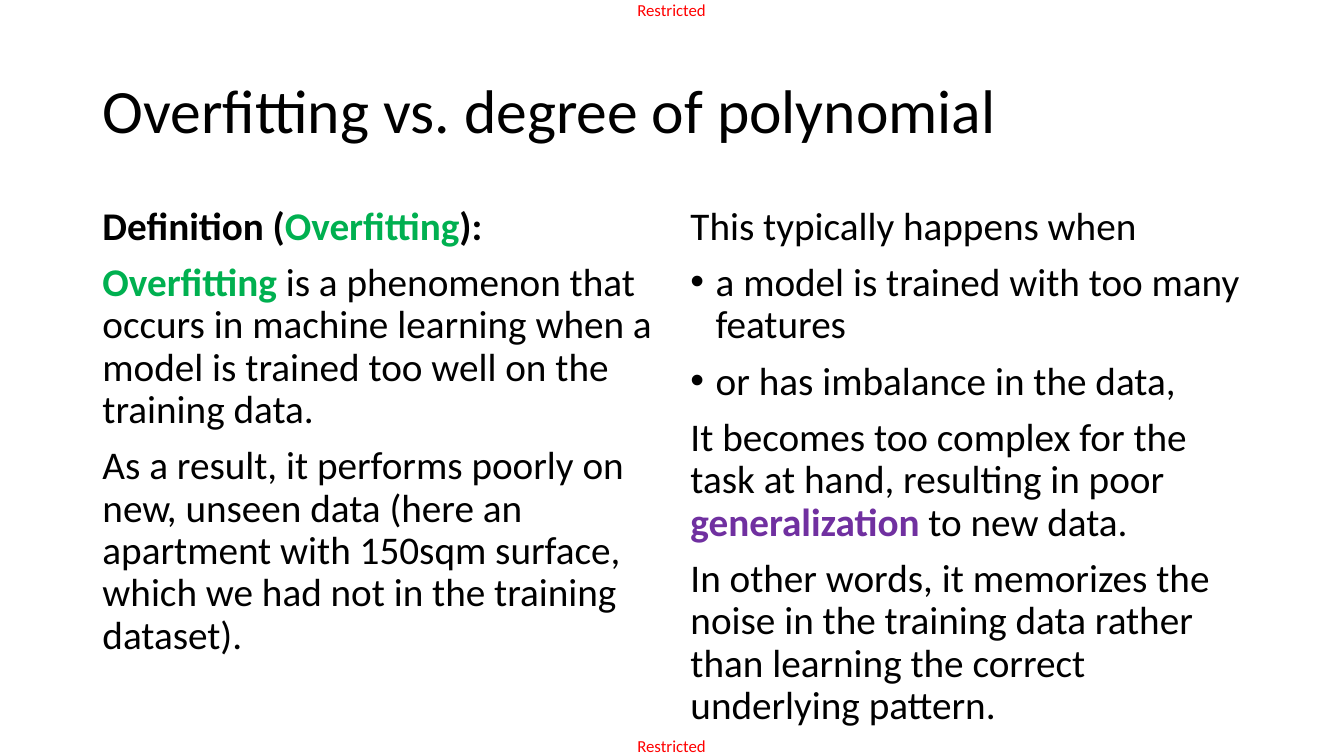
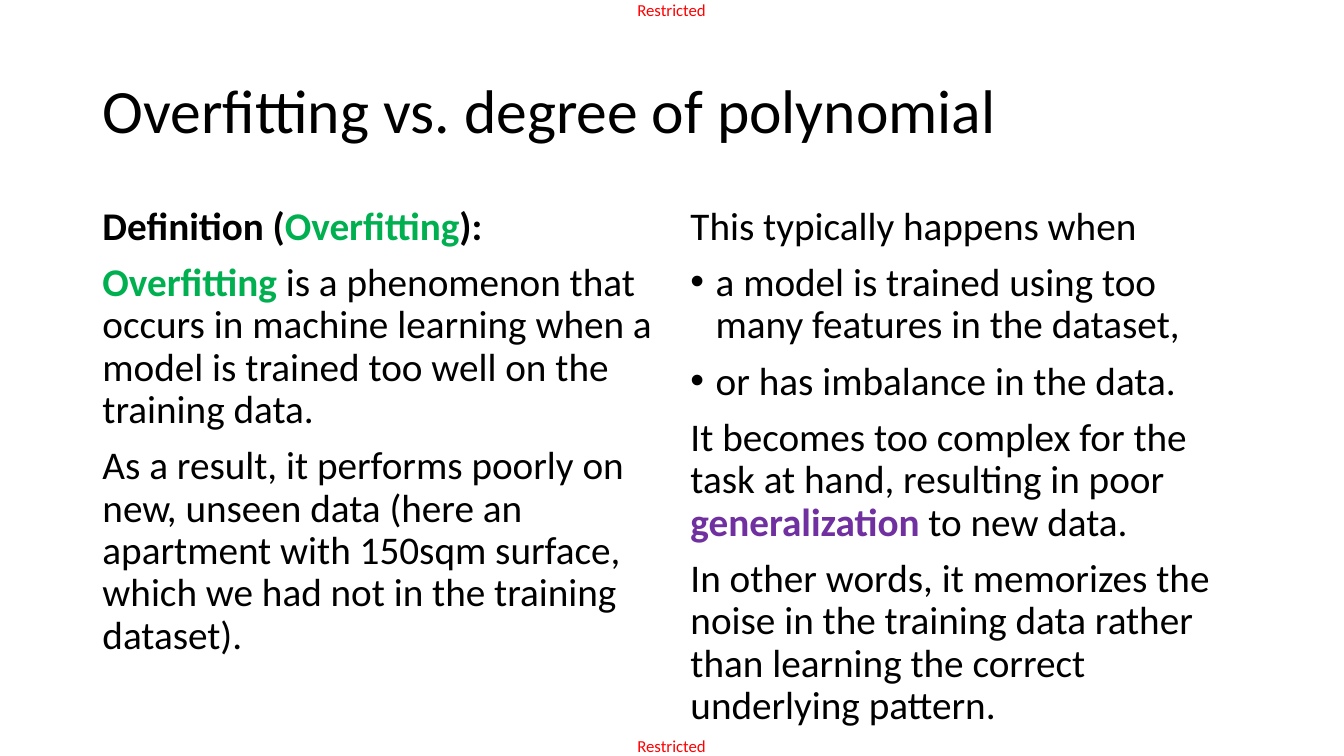
Before and after one commit to matthieudemari/SUTD_DL_50_039, a slide deck: slide 22 of W1/2. W1S2 final/W1S2.pptx. Drawn at 1344x756 pixels with LibreOffice and Linux fonts; fonts in the diff are those of the drawing. Boxes give left, top, right and bottom in pixels: in the first picture for what was removed or moved away, otherwise in the second. Text is boxed around its words. In the diff, an @@ line names an element or a change of style, - is before the commit and + after.

```diff
--- a/W1/2. W1S2 final/W1S2.pptx
+++ b/W1/2. W1S2 final/W1S2.pptx
@@ text at [716,268,1180,396]: text changed @@
-• a model is trained with too many features
-• or has imbalance in the data,
+• a model is trained using too many features in the dataset,
+• or has imbalance in the data.
```
Also in this commit, not shown: 8 other slides changed, 3 slides added, 1 slide removed, 4 other files.
